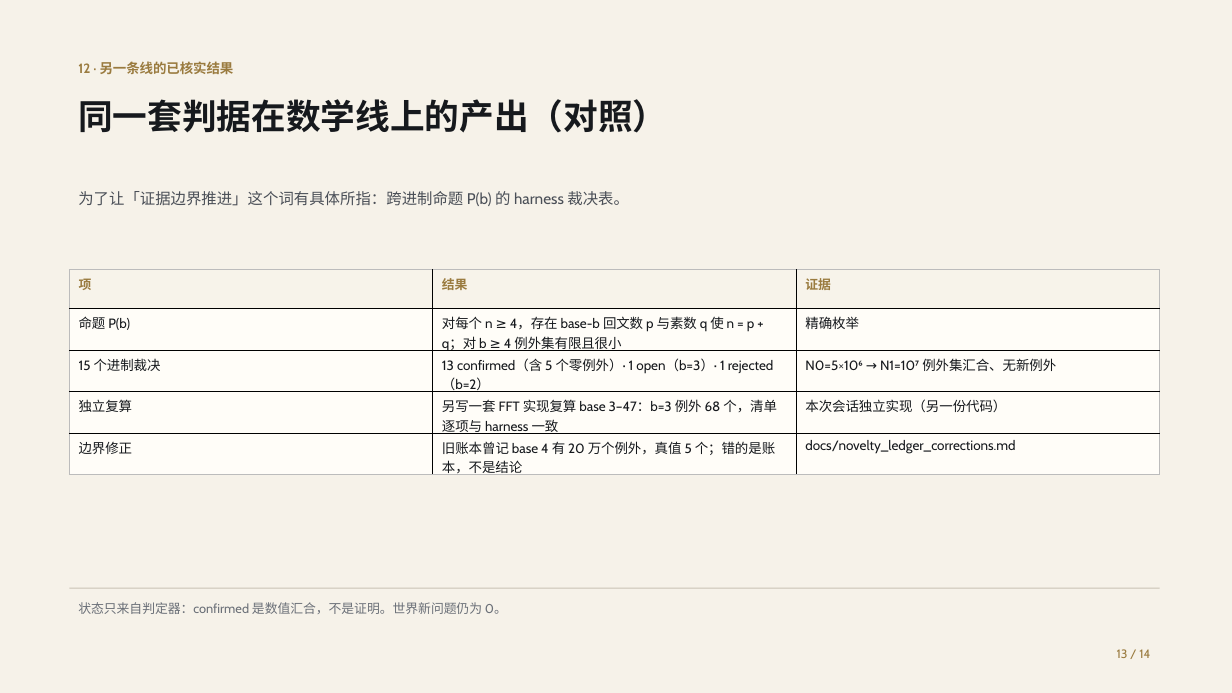
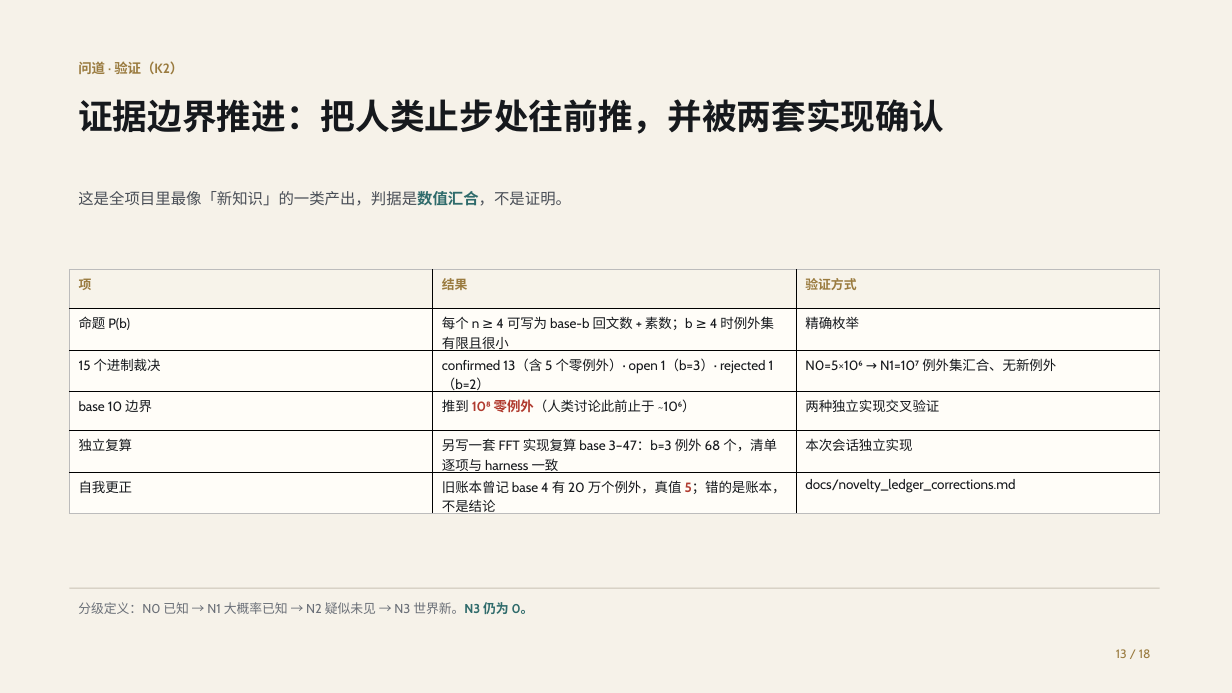
Before and after one commit to shikunpneg/ask-dao, a slide deck: slide 13 of docs/ppt/ask-dao-biomed-deck.pptx. Drawn at 1232x693 pixels with LibreOffice and Linux fonts; fonts in the diff are those of the drawing. Boxes give left, top, right and bottom in pixels: in the first picture for what was removed or moved away, otherwise in the second. Text is boxed around its words. In the diff, an @@ line names an element or a change of style, - is before the commit and + after.

Commit message:
PPT 重构为你要的结构：原理（先讲）→ dao v0.3 结果 → 问道结果 → 扩展结果（其他领域），每块带「为什么是新问题/新知识」的验证；18 页

```diff
--- a/docs/ppt/ask-dao-biomed-deck.pptx
+++ b/docs/ppt/ask-dao-biomed-deck.pptx
@@ text at box(78, 61, 183, 74): text changed @@
-12 · 另一条线的已核实结果
+问道 · 验证（K2）
@@ text at box(78, 99, 944, 134): text changed @@
-同一套判据在数学线上的产出（对照）
+证据边界推进：把人类止步处往前推，并被两套实现确认
@@ text at box(78, 191, 571, 206): text changed @@
-为了让「证据边界推进」这个词有具体所指：跨进制命题 P(b) 的 harness 裁决表。
+这是全项目里最像「新知识」的一类产出，判据是数值汇合，不是证明。
@@ table at box(69, 270, 1159, 518) @@
-row 1: 项 | 结果 | 证据
-row 2: 命题 P(b) | 对每个 n ≥ 4，存在 base-b 回文数 p 与素数 q 使 n = p + q；对 b ≥ 4 例外集有限且很小 | 精确枚举
-row 3: 15 个进制裁决 | 13 confirmed（含 5 个零例外）· 1 open（b=3）· 1 rejected（b=2） | N0=5×10⁶ → N1=10⁷ 例外集汇合、无新例外
-row 4: 独立复算 | 另写一套 FFT 实现复算 base 3–47：b=3 例外 68 个，清单逐项与 harness 一致 | 本次会话独立实现（另一份代码）
-row 5: 边界修正 | 旧账本曾记 base 4 有 20 万个例外，真值 5 个；错的是账本，不是结论 | docs/novelty_ledger_corrections.md
+row 1: 项 | 结果 | 验证方式
+row 2: 命题 P(b) | 每个 n ≥ 4 可写为 base-b 回文数 + 素数；b ≥ 4 时例外集有限且很小 | 精确枚举
+row 3: 15 个进制裁决 | confirmed 13（含 5 个零例外）· open 1（b=3）· rejected 1（b=2） | N0=5×10⁶ → N1=10⁷ 例外集汇合、无新例外
+row 4: base 10 边界 | 推到 10⁸ 零例外（人类讨论此前止于 ~10⁶） | 两种独立实现交叉验证
+row 5: 独立复算 | 另写一套 FFT 实现复算 base 3–47：b=3 例外 68 个，清单逐项与 harness 一致 | 本次会话独立实现
+row 6: 自我更正 | 旧账本曾记 base 4 有 20 万个例外，真值 5；错的是账本，不是结论 | docs/novelty_ledger_corrections.md
@@ text at box(78, 602, 534, 614): text changed @@
-状态只来自判定器：confirmed 是数值汇合，不是证明。世界新问题仍为 0。
+分级定义：N0 已知 → N1 大概率已知 → N2 疑似未见 → N3 世界新。N3 仍为 0。
@@ text at box(1116, 649, 1151, 658): text changed @@
-13 / 14
+13 / 18
```
Also in this commit, not shown: 7 other slides changed, 10 slides added, 6 slides removed, 21 other files.
